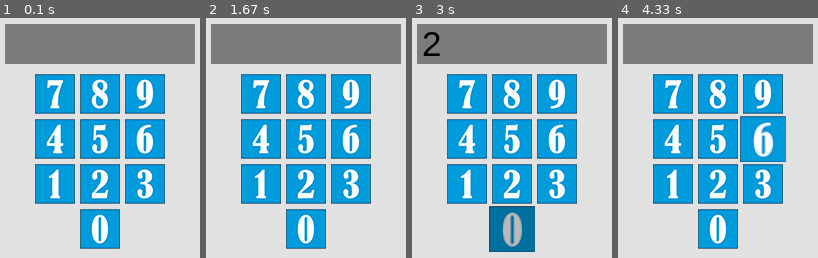
Above: before the commit, frames 1-4 (left to right).
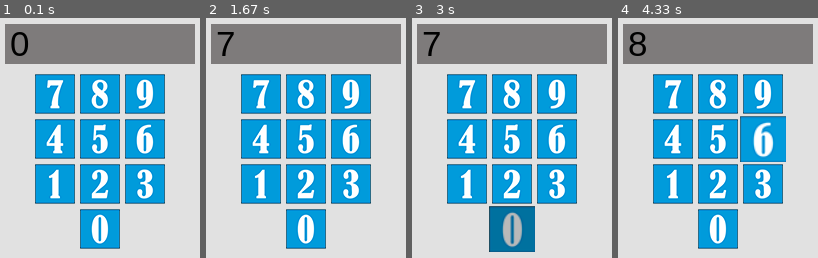
Above: after the commit, the same moments.

Repository: gbsfgames/Calculadorapygame
Game: pygame game, started from Calculadora.py
Two runs of this game, one before a commit and one after it. Both use one fixed random seed, a clock stepped at 60 frames per second and the inputs below.
Inputs (mouse positions are in pixels of both pictures, inside the frame that each line leads up to):
- Up to frame 1 (0.1 s): no input
- Up to frame 2 (1.67 s): click (262, 94) at 0.38 s; click (306, 166) at 0.78 s; click (244, 109) at 1.2 s; move the mouse to (378, 243) at 1.5 s
- Up to frame 3 (3 s): click (584, 243) at 1.7 s; click (464, 94) at 2.27 s; move the mouse to (502, 219) at 2.63 s; click (502, 219) at 2.9 s
- Up to frame 4 (4.33 s): move the mouse to (710, 102) at 3.3 s; click (710, 102) at 3.6 s; move the mouse to (758, 128) at 4.03 s

The runs differ from the first frame. In frame 1, 0.4% of the frame differs, in the area x 5-14%, y 5-16%; in frame 2, 0.3%; in frame 3, 0.4%; in frame 4, 0.5%.

Commit message:
Nuevos cambios

Diff:
--- a/Calculadora.py
+++ b/Calculadora.py
@@ -26,13 +26,16 @@
 tecla_nom = None
 #--------------------------funciones
 # Clase de tecla
-class tecla():
-    presionado = False
-    encima = False
-
-    def posicion(col = 0,fill = 0):
+class tecla:
+    #  recuerda que siempre que se inicie una clase debo de agregar el init y como parametro agregar self
+    def __init__(self):
+        self.caracter = pygame.image.load('calculadora/null.png')
+        self.presionado = False
+        self.encima = False
+        self.position = (position(1,2))
+    def posicion(self, col = 0,fill = 0):
         return ((col,fill))
-    def imagen(tecla = pygame.image.load('calculadora/null.png')):
+    def imagen(self, caracter):
         return (tecla)
 
 def presionada(tecla, pantalla,evento,posicion, expresion,qtecla):
@@ -55,14 +58,20 @@
     '''ltecla = numero de tecla
        pantalla = pantalla en donde se dibujara
        expresion = la expresion en la que se guardara la letra escrita.'''
-    letra_arial = pygame.font.SysFont('arial',35)
-    for numeros in expresion:
-        if numeros < expresion.__len__():
-            pantalla.blit(letra_arial.render(str(expresion[numeros - 1]),True,(0,0,0)), (10,10))
-            numeros += 1
+##    for numeros in expresion:
+##        if numeros < expresion.__len__():
+##            numeros += 1
     expresion.append(ltecla_nom)
     print(expresion)
+    return expresion
+
+def imprpant(pantalla,expresion):
+    for e in expresion:
+        e+=0
+    letra_arial = pygame.font.SysFont('arial',35)
+    pantalla.blit(letra_arial.render(str(e),True,(0,0,0)), (10,10))
 # Funcion principal
+
 def main():
     '''IMAGENES_BOTONES'''
     cero = pygame.image.load('./calculadora/0.png')
@@ -76,14 +85,17 @@
     ocho8 = pygame.image.load('./calculadora/8.png')
     nueve9 = pygame.image.load('./calculadora/9.png')
     nullimg = pygame.image.load('./calculadora/null.png')
+
     '''Tamanio de una tecla'''
     tam_tec = nullimg.get_size()
+
     '''Imagen pantalla'''
     llita = pygame.image.load('./calculadora/Pantalla.png')
     cllita = pygame.transform.scale(llita,(190, 40))
+
     '''Codigo principal'''
     ready = True
-    expresion = []
+    expresion = [0]
     pantalla = pygame.display.set_mode((ancho,alto))
     while ready ==True:
         #for evento in pygame.event.get():
@@ -96,8 +108,10 @@
 
         '''Relleno'''
         pantalla.fill((225,225,225))
+
         '''Pantallita'''
         pantalla.blit(cllita,(5,10))
+
         '''Numeros a pantalla'''
         pantalla.blit(siete7,(col1,fil1))
         pantalla.blit(ocho8,(col2,fil1))
@@ -109,17 +123,26 @@
         pantalla.blit(dos2,(col2,fil3))
         pantalla.blit(tres3,(col3,fil3))
         pantalla.blit(cero,(col2,fil4))
+        imprpant(pantalla, expresion)
+
         if evento.type == KEYDOWN:
             if evento.key == K_a:
                 print(dir(siete7))
-        mouse_pos = pygame.mouse.get_pos()#obtengo la posicion del mouse
+        '''obtengo la posicion del mouse'''
+        mouse_pos = pygame.mouse.get_pos()
+        '''Asigno como default el valor de false a mis teclas'''
         arriba = False
+
         '''Fragmento de codigo que da el efecto de estar sobre una tecla'''
         #Tecla 7
         if(mouse_pos[0] >=col1 and mouse_pos[1] >= fil1 and mouse_pos[0]<=(col1 + tam_tec[0]) and mouse_pos[1]<=(fil1 + tam_tec[1])):
-            arriba = True
+            ''' si el mouse esta arriba de mi tecla'''
+            arriba = True
+            ''' efecto de zoom de tecla'''
             siete7_a = pygame.transform.smoothscale(siete7,(tam_tec[0]+6,tam_tec[1]+6))
+            '''posicion de mi tecla que se va a presionar'''
             siete7_p = (col1-3,fil1-3)
+            '''Llamada a la funcion y puesta de parametros'''
             presionada(siete7_a, pantalla, evento,siete7_p, expresion, 7)
 
 
@@ -183,3 +206,4 @@
 
 if __name__ == '__main__':
     main()
+    ponernum()
